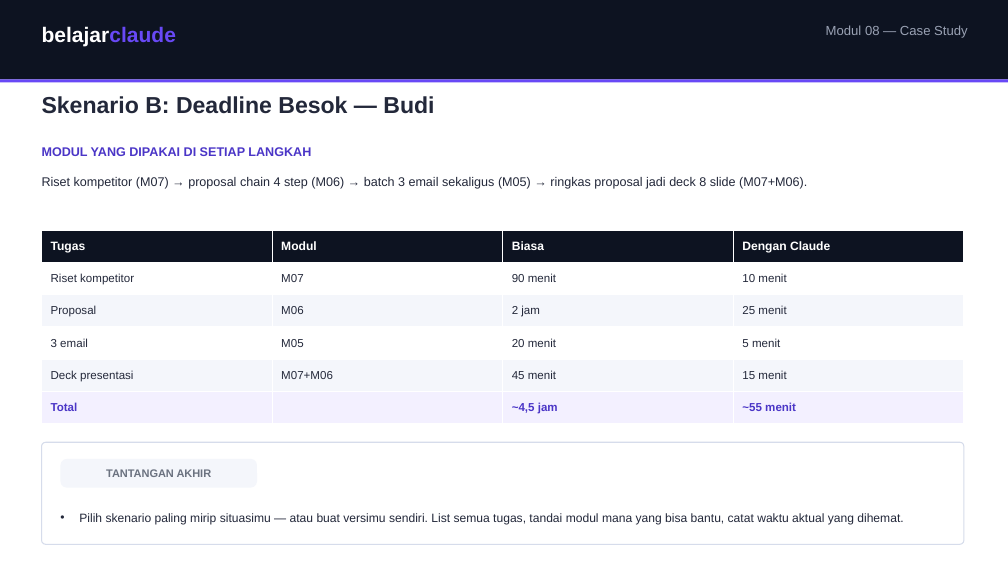
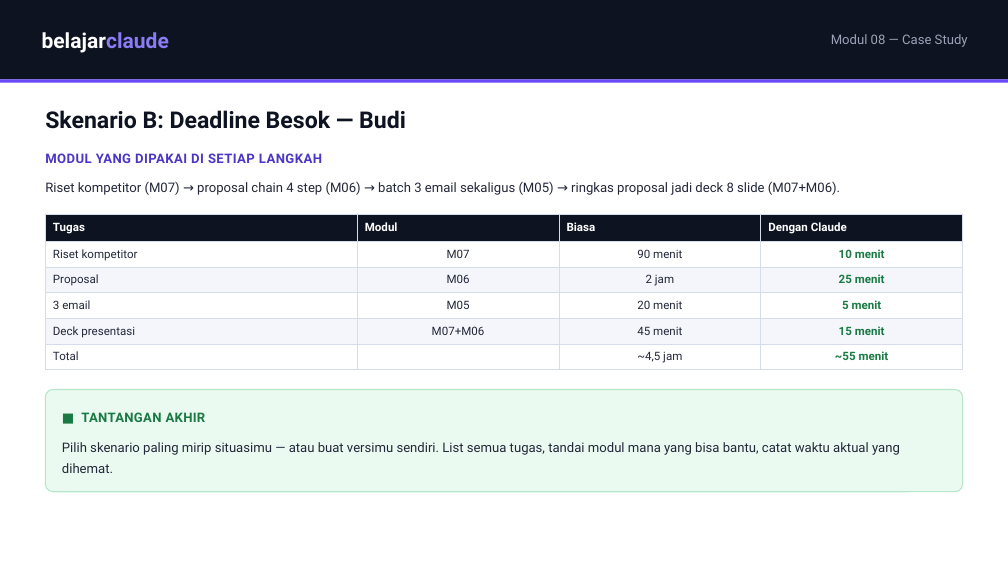
Before and after one commit to juliautomo/belajar-claude, a slide deck: slide 4 of K2-Produktivitas/M08-Case-Study/K2-M08-Case-Study.pptx. Drawn at 1008x567 pixels with LibreOffice and Linux fonts; fonts in the diff are those of the drawing. Boxes give left, top, right and bottom in pixels: in the first picture for what was removed or moved away, otherwise in the second. Text is boxed around its words. In the diff, an @@ line names an element or a change of style, - is before the commit and + after.

```diff
--- a/K2-Produktivitas/M08-Case-Study/K2-M08-Case-Study.pptx
+++ b/K2-Produktivitas/M08-Case-Study/K2-M08-Case-Study.pptx
@@ text "belajarclaude" at [42,32,169,53]: font Arial to Roboto; text colour #6849F6 to #8B7CF6 in "belajarclaude"; vertical alignment top to middle @@
@@ text "Modul 08 — Case Study": place and size @@
-text "Modul 08 — Case Study" at [826,25,967,38]
+text "Modul 08 — Case Study" at [831,34,968,47]
@@ text "Modul 08 — Case Study" at [831,34,968,47]: font Arial to Roboto; vertical alignment top to middle @@
@@ text "Skenario B: Deadline Besok — ...": place and size @@
-text "Skenario B: Deadline Besok — ..." at [42,96,434,114]
+text "Skenario B: Deadline Besok — ..." at [45,110,406,129]
@@ text "Skenario B: Deadline Besok — ..." at [45,110,406,129]: font Arial to Roboto, text colour #23283A to #0D1321; vertical alignment top to middle @@
@@ text "MODUL YANG DIPAKAI DI SETIAP ..." at [45,153,322,163]: size 12 to 12.5 pt, font Arial to Roboto, letter spacing 0 to 0.4 pt; vertical alignment top to middle @@
@@ text "Riset kompetitor (M07) → proposal ..." at [45,181,840,195]: size 12 to 12.5 pt, font Arial to Roboto; line spacing 1.25 to 1.28 @@
@@ table at [45,214,963,367] @@
@@ fill #F3F0FF to #FFFFFF in row 6 @@
@@ size 11.5 to 11 pt in "Tugas", "Modul", "Biasa", "Dengan Claude" @@
@@ font Arial to Roboto @@
@@ text colour #23283A to #1A7A44, bold on in "10 menit", "25 menit", "5 menit", "15 menit" @@
@@ text colour #4B36C7 to #23283A, bold off in "Total", "~4,5 jam" @@
@@ text colour #4B36C7 to #1A7A44 in "~55 menit" @@
@@ alignment left to centre @@
@@ borders changed @@
@@ table: place and size @@
-table at [42,231,964,423]
+table at [45,214,963,367]
@@ rounded rectangle: place and size @@
-rounded rectangle at [42,442,964,544]
+rounded rectangle at [45,389,963,492]
@@ rounded rectangle at [45,389,963,492]: fill #FFFFFF to #EAFAF0; outline #D6DCEB 1 pt to #B8E6C9 1 pt; proportions changed @@
@@ text at [81,412,206,422]: text changed; size 10.5 to 12.5 pt; font Arial to Roboto; text colour #6B7280 to #1A7A44 @@
-TANTANGAN AKHIR
+■ TANTANGAN AKHIR
@@ text "Pilih skenario paling mirip situasimu ...": place and size @@
-text "Pilih skenario paling mirip situasimu ..." at [79,513,903,524]
+text "Pilih skenario paling mirip situasimu ..." at [62,442,900,473]
@@ text "Pilih skenario paling mirip situasimu ..." at [62,442,900,473]: size 11.5 to 12.5 pt, font Arial to Roboto; bullet • to none; line spacing 1.4 to 1.3; less space between paragraphs @@
@@ rounded rectangle removed at [60,459,257,488] @@
```
Also in this commit, not shown: 4 other slides changed, 8 other files.
